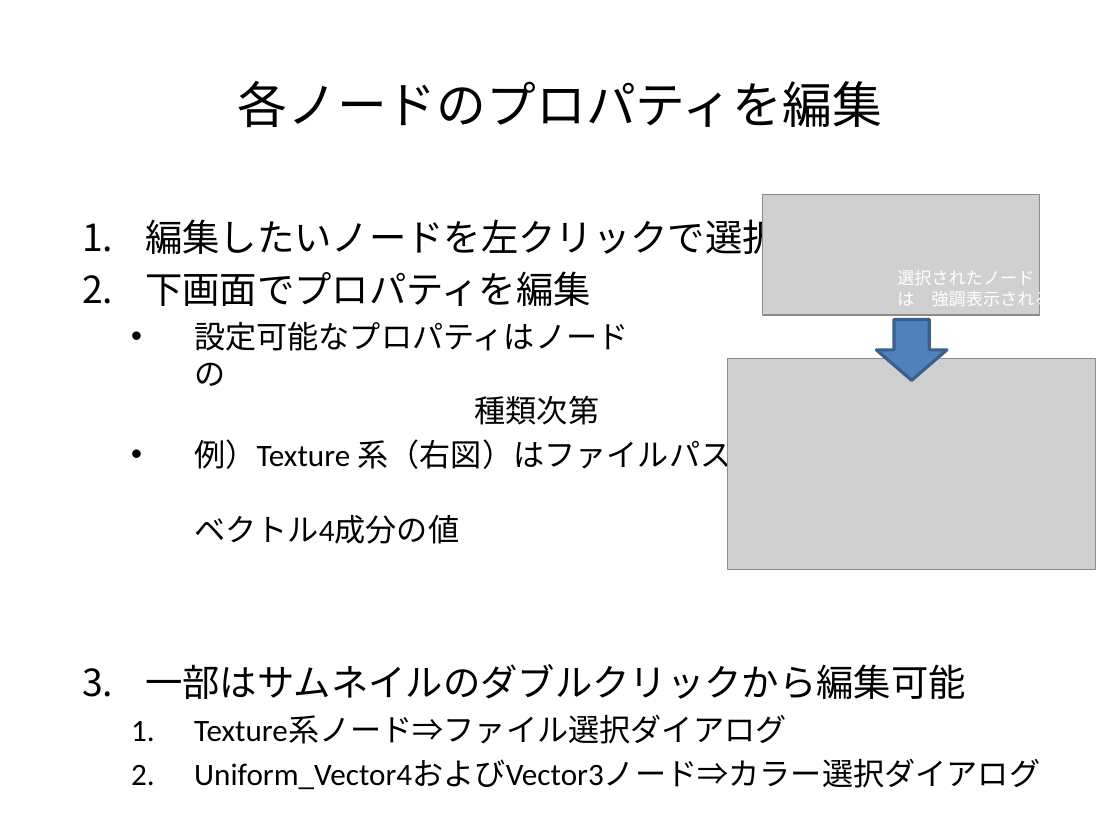
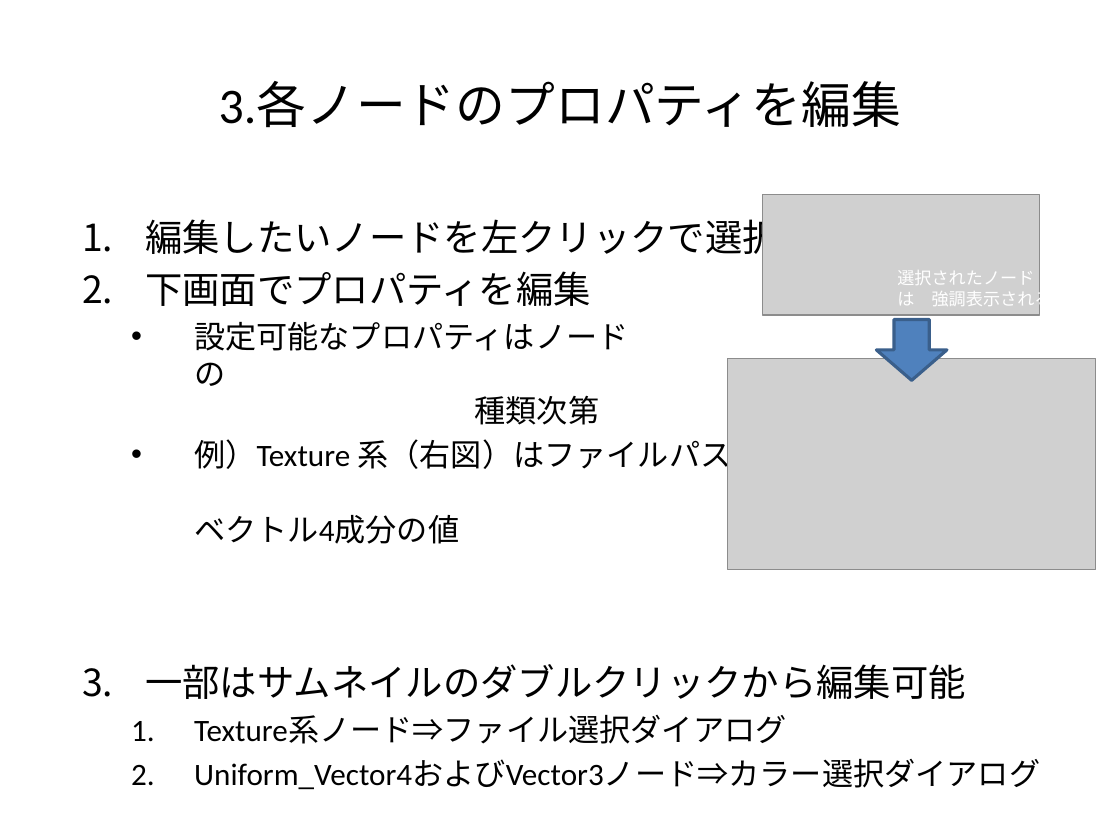
Before and after one commit to larrson/metashader, a slide deck: slide 11 of doc/メタシェーダ概要.pptx. Drawn at 1120x840 pixels with LibreOffice and Linux fonts; fonts in the diff are those of the drawing; grey boxes stand for pictures. Boxes give left, top, right and bottom in pixels: in the first picture for what was removed or moved away, otherwise in the second. Text is boxed around its words. In the diff, an @@ line names an element or a change of style, - is before the commit and + after.

```diff
--- a/doc/メタシェーダ概要.pptx
+++ b/doc/メタシェーダ概要.pptx
@@ title at (x1=219, y1=82, x2=901, y2=128): text changed @@
-各ノードのプロパティを編集
+3.各ノードのプロパティを編集
```
Also in this commit, not shown: 3 other slides changed, 8 other files.
